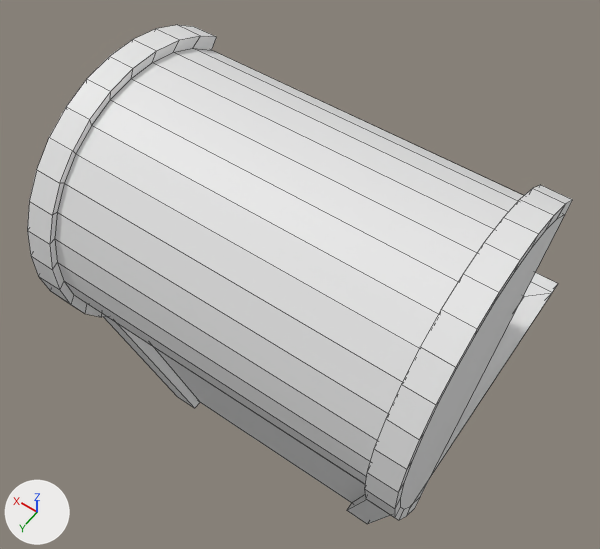
One commit to the FBX model props/chest.fbx: the scene before it, then after it.
The view is the same before and after, from a 50 mm lens placed at (-2.03, 3.15, 6.49), pointed at (0.14, 0.11, 1.71). The axes (+X, +Y, +Z) are drawn at lower left. The lights are the same throughout. Mesh edges are drawn as thin lines.
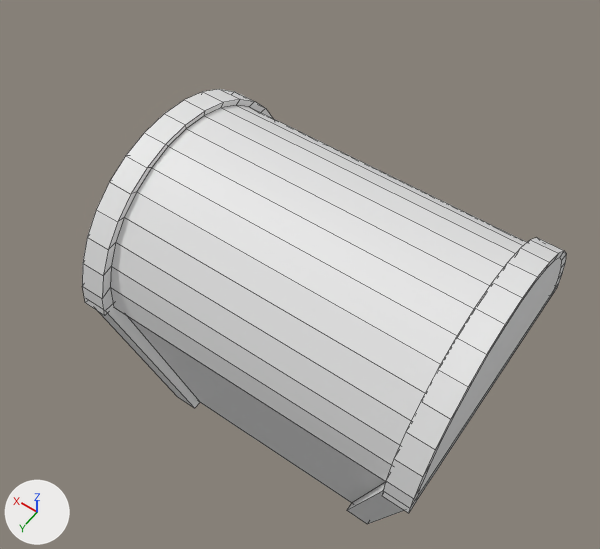
Changed parts and their boxes [x1, y1, x2, y2] in the pictures (600 x 549 px; the box of a moved part takes in the faces that stretch with it):
'Cube', reshaped (11% narrower, 13% shorter)
    before: [27, 25, 573, 524]
    after: [82, 89, 566, 524]
part 1 of me_cube, moved or reshaped
    before: [27, 25, 573, 520]
    after: [82, 89, 566, 513]

What the commit changed:
me_cube has 249 vertices, 211 faces and spans x -1.4..1.4, y -1.08..1.37, z 0.0..3.25.
me_cube is used by ob_cube; location (0.0, 0.0, 0.0).
me_cube part 1: the loose piece of 156 vertices spanning x -1.4..1.4, y -0.4..1.37, z 1.34..3.25 is turned 50 degrees about the x axis through its middle, then moved by (0.0, -0.45, -0.63).
